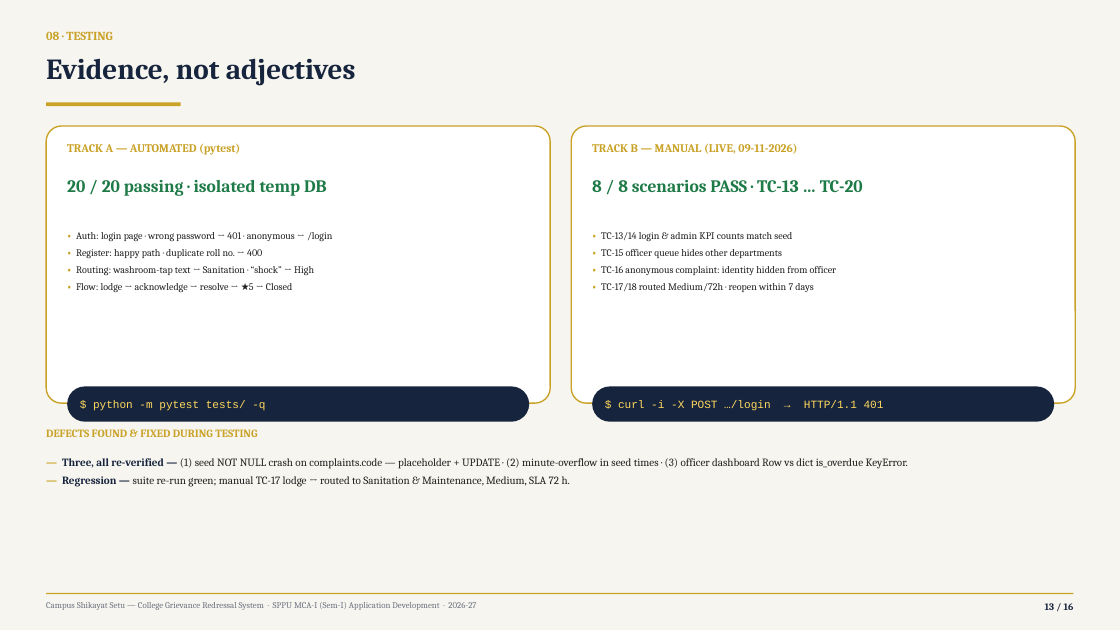
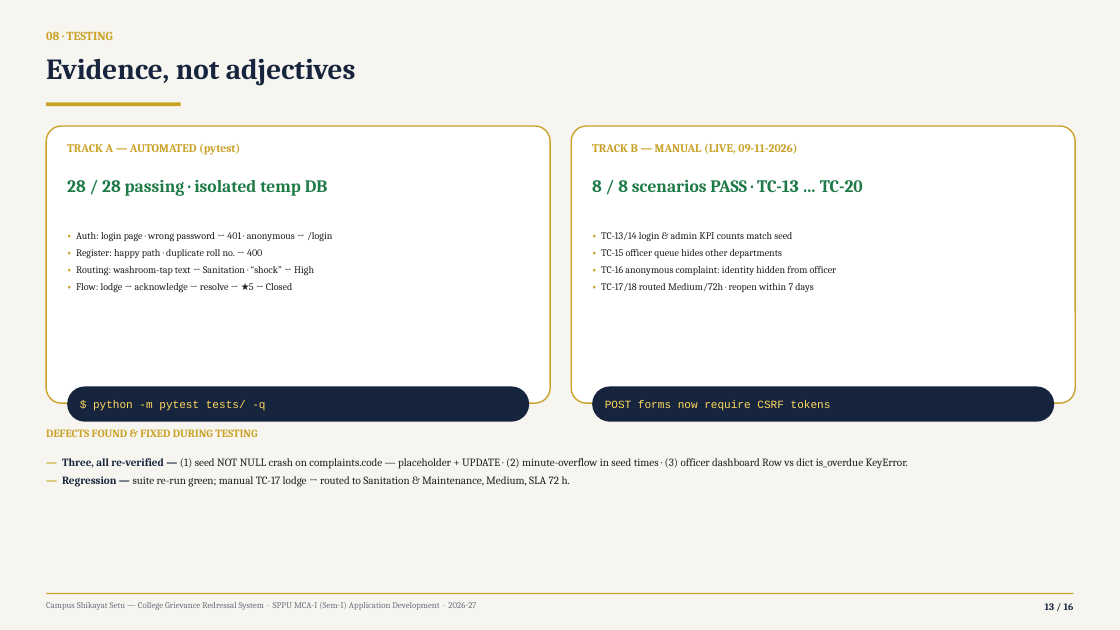
Before and after one commit to Yashwant-git392/Yashwant-git392, a slide deck: slide 13 of shikayat-setu/presentation/CampusShikayatSetu_MCA-Mini-Project_Review.pptx. Drawn at 1120x630 pixels with LibreOffice and Linux fonts; fonts in the diff are those of the drawing. Boxes give left, top, right and bottom in pixels: in the first picture for what was removed or moved away, otherwise in the second. Text is boxed around its words. In the diff, an @@ line names an element or a change of style, - is before the commit and + after.

Commit message:
Harden CSRF protection and database cleanup

```diff
--- a/shikayat-setu/presentation/CampusShikayatSetu_MCA-Mini-Project_Review.pptx
+++ b/shikayat-setu/presentation/CampusShikayatSetu_MCA-Mini-Project_Review.pptx
@@ text at (x1=67, y1=180, x2=328, y2=196): text changed @@
-20 / 20 passing · isolated temp DB
+28 / 28 passing · isolated temp DB
@@ text at (x1=605, y1=400, x2=831, y2=411): text changed @@
-$ curl -i -X POST …/login → HTTP/1.1 401
+POST forms now require CSRF tokens
```
Also in this commit, not shown: 3 other slides changed, 29 other files.
